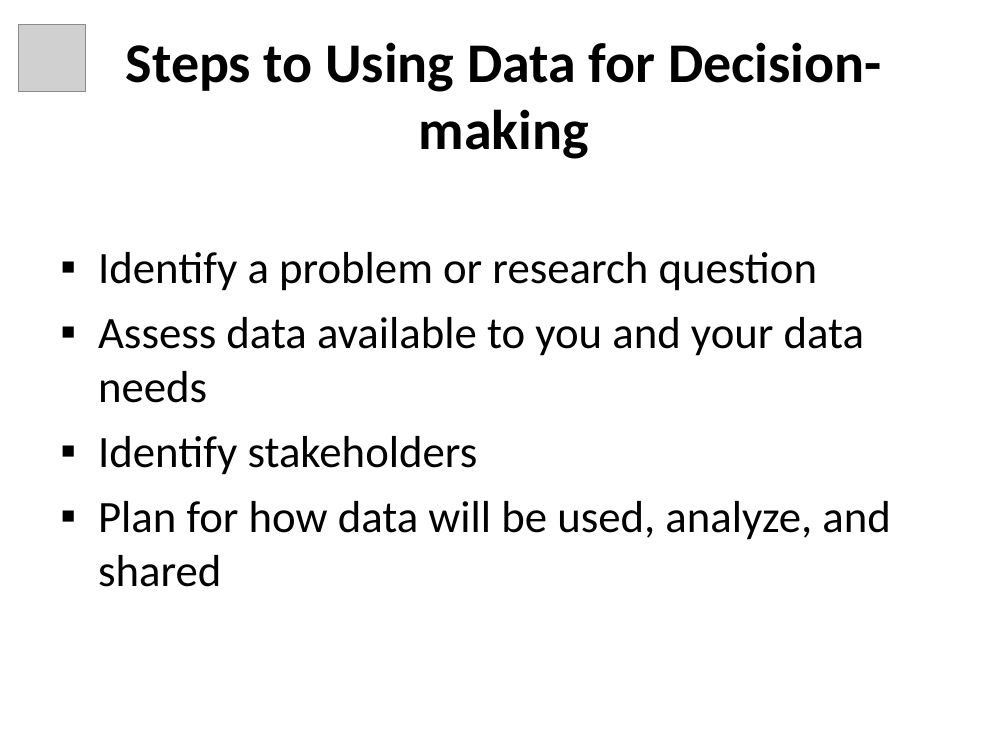
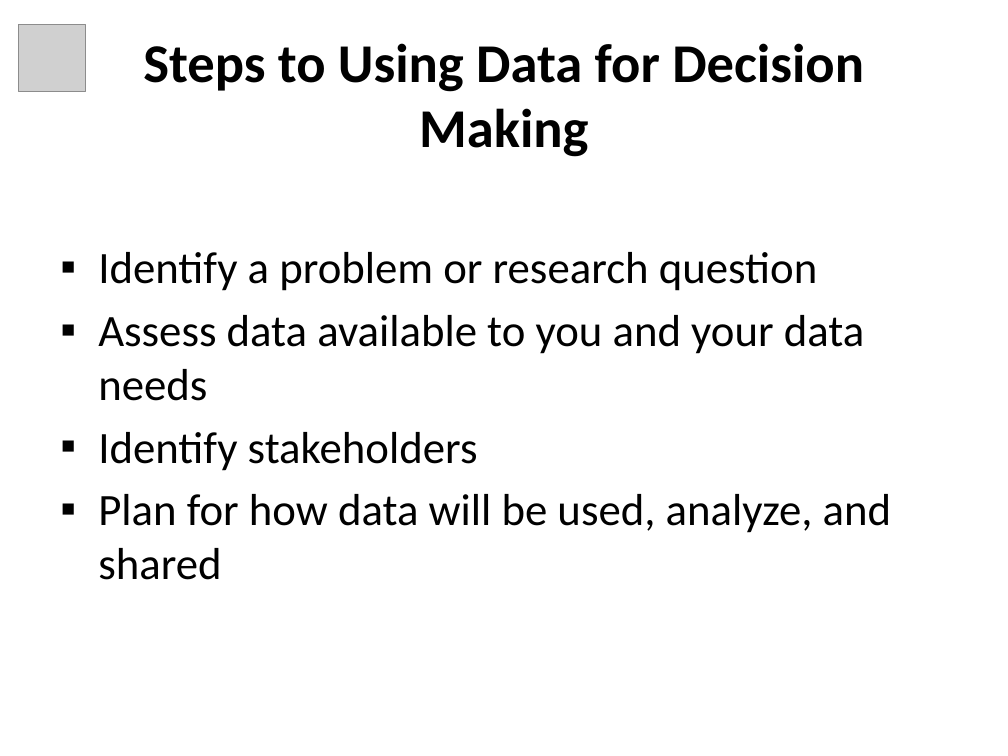
Before and after one commit to tascha/D4DM, a slide deck: slide 4 of documents/Module3_Slides.ppt (slide 3 before the commit). Drawn at 1008x756 pixels with LibreOffice and Linux fonts; fonts in the diff are those of the drawing; grey boxes stand for pictures. Boxes give left, top, right and bottom in pixels: in the first picture for what was removed or moved away, otherwise in the second. Text is boxed around its words. In the diff, an @@ line names an element or a change of style, - is before the commit and + after.

```diff
--- a/documents/Module3_Slides.ppt
+++ b/documents/Module3_Slides.ppt
@@ title at (143, 43, 864, 157): text changed; size 40 to 39 pt @@
-Steps to Using Data for Decision-making
+Steps to Using Data for Decision Making
@@ text "Identify a problem or research ..." at (98, 252, 892, 580): less space between paragraphs @@
```
Also in this commit, not shown: 16 other slides changed, 16 slides added, 4 slides removed.
